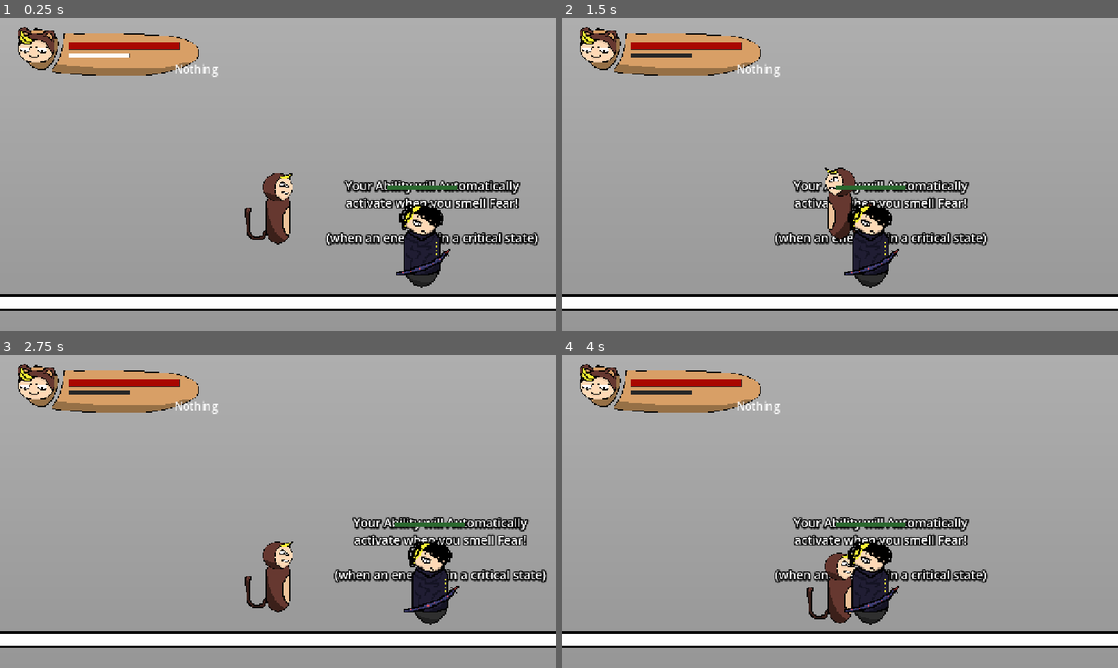
Above: before the commit, frames 1-4 (two rows, left to right).
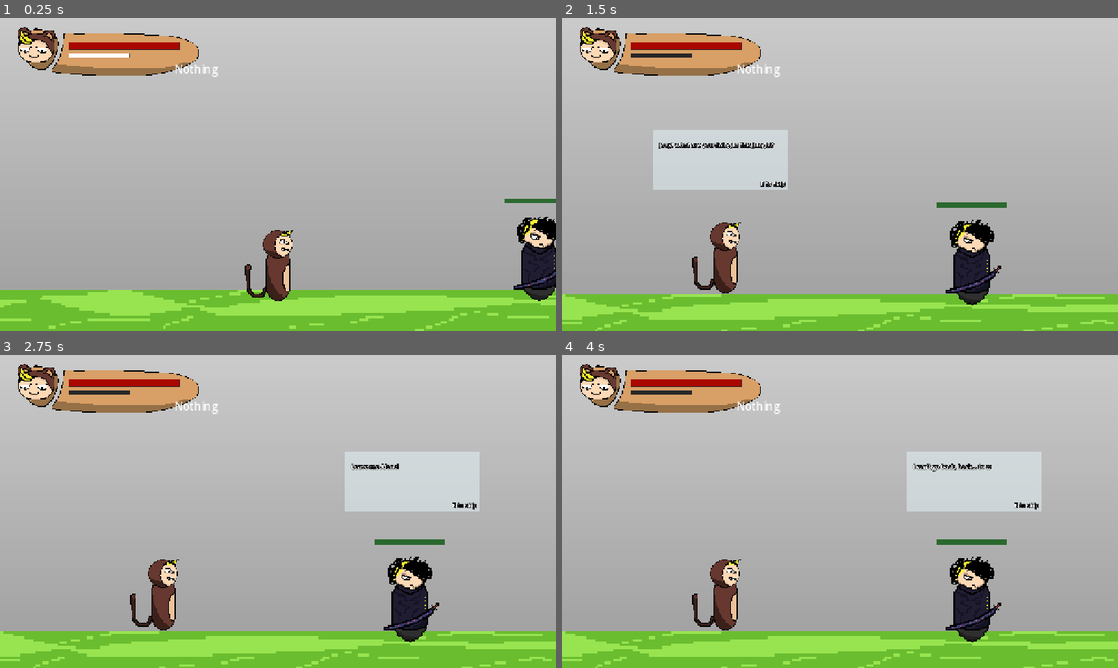
Above: after the commit, the same moments.

Repository: FlyingHairball/MonkeyJam
Game: Godot game, scene res://scenes/main_scene.tscn
Same seed, same stepped clock (60 frames per second), same inputs: the game is played once before the commit and once after it. The engine's default icon, where the game draws it, is replaced by a stand-in: a white triangle on a blue panel in a dark square.
Inputs (mouse positions are in pixels of both pictures, inside the frame that each line leads up to):
- Up to frame 1 (0.25 s): no input
- Up to frame 2 (1.5 s): tap Enter at 0.5 s; move the mouse to (962, 158) at 0.52 s; hold D (right) from 0.53 s (still down); tap E (interact, bound only after the commit) at 0.6 s; tap W (jump) at 0.77, 0.8, 1.07, 1.35 s; move the mouse to (728, 190) at 1.27 s
- Up to frame 3 (2.75 s): tap W (jump) at 1.52, 1.82, 2.3 s; tap E (interact, bound only after the commit) at 1.55 s; move the mouse to (333, 442) at 2.02 s; release D (right) at 2.03 s; hold A (left) from 2.03 s (still down); click (333, 442) at 2.1 s
- Up to frame 4 (4 s): move the mouse to (812, 574) at 2.77 s; release A (left) at 2.78 s; hold D (right) from 2.78 s (still down); tap E (interact, bound only after the commit) at 2.85, 3.6 s; tap W (jump) at 3.02, 3.32, 3.77, 3.8 s; move the mouse to (1006, 558) at 3.52 s

The runs differ from the first frame. In frame 1, 33% of the frame differs, in the area x 0-100%, y 0-100%; in frame 2, 38%; in frame 3, 38%; in frame 4, 39%.

Commit message:
boss battle

Diff:
--- /dev/null
+++ b/assets/TextPanel.tres
@@ -0,0 +1,7 @@
+[gd_resource type="Theme" load_steps=2 format=3 uid="uid://dvtdhns5wxpar"]
+
+[sub_resource type="StyleBoxFlat" id="StyleBoxFlat_6ce46"]
+bg_color = Color(0.9137255, 0.972549, 0.99607843, 0.48235294)
+
+[resource]
+Panel/styles/panel = SubResource("StyleBoxFlat_6ce46")
--- a/project.godot
+++ b/project.godot
@@ -25,6 +25,10 @@
 window/size/viewport_width=1280
 window/size/viewport_height=720
 window/stretch/mode="canvas_items"
+
+[global_group]
+
+player=""
 
 [input]
 
@@ -71,6 +75,16 @@
 switch_skill={
 "deadzone": 0.2,
 "events": [Object(InputEventKey,"resource_local_to_scene":false,"resource_name":"","device":-1,"window_id":0,"alt_press …(192 unchanged characters)…
+]
+}
+interact={
+"deadzone": 0.2,
+"events": [Object(InputEventKey,"resource_local_to_scene":false,"resource_name":"","device":-1,"window_id":0,"alt_pressed":false,"shift_pressed":false,"ctrl_pressed":false,"meta_pressed":false,"pressed":false,"keycode":0,"physical_keycode":69,"key_label":0,"unicode":101,"location":0,"echo":false,"script":null)
+]
+}
+escape={
+"deadzone": 0.2,
+"events": [Object(InputEventKey,"resource_local_to_scene":false,"resource_name":"","device":-1,"window_id":0,"alt_pressed":false,"shift_pressed":false,"ctrl_pressed":false,"meta_pressed":false,"pressed":false,"keycode":0,"physical_keycode":4194305,"key_label":0,"unicode":0,"location":0,"echo":false,"script":null)
 ]
 }
 con_up={
--- a/scenes/attack.gd
+++ b/scenes/attack.gd
@@ -19,7 +19,6 @@
 		AudioManager.play_audio("SMASH_" + str(randi_range(1,3)), parent_context, 0.4)
 		queue_free()
 	if body.is_class("CharacterBody2D"):
-		#body.take_damage()
 		if body.has_method("apply_damage"):
 			body.apply_damage()
 			body.shake()
--- a/scenes/attack.tscn
+++ b/scenes/attack.tscn
@@ -13,6 +13,8 @@
 script = ExtResource("2_jy1op")
 
 [node name="Area2D" type="Area2D" parent="."]
+light_mask = 3
+visibility_layer = 3
 
 [node name="CollisionShape2D" type="CollisionShape2D" parent="Area2D"]
 position = Vector2(2.4888885, 2.133333)
--- a/scenes/boss_joey.gd
+++ b/scenes/boss_joey.gd
@@ -1 +1,81 @@
 extends Enemy
+
+var disabled = true : set = _set_disabled
+var current_move = 0
+var moves = ["sword", "manga", "jump"]
+var acting = false
+
+@onready var sword_collision: CollisionShape2D = $HitArea/SwordCollision
+
+func _set_disabled(new_value):
+	disabled = new_value
+
+	if not disabled:
+		act()
+
+func _ready() -> void:
+	hp_bar.init_health(max_hp)
+
+func _physics_process(delta: float) -> void:
+	if disabled:
+		return
+
+	if not is_on_floor():
+		velocity += get_gravity() * delta
+	else:
+		velocity = Vector2.ZERO
+
+	move_and_slide()
+
+func act():
+	if dead:
+		return
+
+	var move = moves[current_move]
+
+	match move:
+		"sword":
+			var players = get_tree().get_nodes_in_group("player")
+			if len(players):
+				acting = true
+				var player_pos = players[0].global_position
+				var distance = global_position - player_pos
+				var target_pos = global_position - (distance * 1.5)
+				var direction = -1 if distance.x > 0 else 1
+				sprite_2d.scale.x = abs(sprite_2d.scale.x) * direction
+				tween_angle(25 * direction, 0.1)
+				await get_tree().create_timer(0.3).timeout
+				sword_collision.disabled = false
+				tween_sword(target_pos)
+			pass
+		"manga":
+			pass
+		"jump":
+			pass
+
+	pass
+
+func tween_angle(target_angle: int, tween_time: float = 0.2):
+	var tween = create_tween()
+	tween.set_trans(Tween.TRANS_SINE).set_ease(Tween.EASE_IN_OUT)
+	tween.tween_property(self, "rotation", deg_to_rad(target_angle), tween_time)
+
+func tween_sword(target_position: Vector2, tween_time: float = 0.2):
+	var tween = create_tween()
+	tween.set_trans(Tween.TRANS_SINE).set_ease(Tween.EASE_IN_OUT)
+	tween.tween_property(self, "global_position", target_position, tween_time)
+	tween.finished.connect(next_move)
+
+func next_move():
+	tween_angle(0, 0.3)
+	sword_collision.disabled = true
+	await get_tree().create_timer(2).timeout
+	acting = false
+	current_move = randi_range(0,2)
+	act()
+
+
+func _on_hit_area_body_entered(body: Node2D) -> void:
+	if body.has_method("take_damage"):
+		body.take_damage()
+		body.apply_recoil(0.4)
--- a/scenes/boss_joey.tscn
+++ b/scenes/boss_joey.tscn
@@ -7,6 +7,17 @@
 [sub_resource type="CapsuleShape2D" id="CapsuleShape2D_t0fh4"]
 radius = 43.0
 height = 202.0
+
+[sub_resource type="Animation" id="Animation_6qsbj"]
+resource_name = "sword"
+
+[sub_resource type="AnimationLibrary" id="AnimationLibrary_licq7"]
+_data = {
+&"sword": SubResource("Animation_6qsbj")
+}
+
+[sub_resource type="RectangleShape2D" id="RectangleShape2D_6qsbj"]
+size = Vector2(136, 40)
 
 [node name="BossJoey" type="CharacterBody2D"]
 script = ExtResource("1_1v71j")
@@ -26,3 +37,16 @@
 offset_right = 615.65216
 offset_bottom = -87.17389
 scale = Vector2(0.23, 0.23)
+
+[node name="AnimationPlayer" type="AnimationPlayer" parent="."]
+libraries = {
+&"": SubResource("AnimationLibrary_licq7")
+}
+
+[node name="HitArea" type="Area2D" parent="."]
+
+[node name="SwordCollision" type="CollisionShape2D" parent="HitArea"]
+shape = SubResource("RectangleShape2D_6qsbj")
+disabled = true
+
+[connection signal="body_entered" from="HitArea" to="." method="_on_hit_area_body_entered"]
--- a/scenes/dummy.gd
+++ b/scenes/dummy.gd
@@ -1 +1,4 @@
 extends Enemy
+
+func _ready() -> void:
+	hp_bar.init_health(max_hp, min_hp)
--- a/scenes/enemy.gd
+++ b/scenes/enemy.gd
@@ -21,7 +21,8 @@
 var death_rot = 0
 
 func _ready() -> void:
-	hp_bar.init_health(max_hp, min_hp)
+	#print("\nenemy max_hp: ", max_hp, min_hp)
+
 
 	_noise.noise_type = FastNoiseLite.TYPE_SIMPLEX
 	_noise.frequency = 4.0
@@ -45,11 +46,12 @@
 
 func apply_damage():
 	#print(hp, max_hp)
-	hp = max(min_hp, hp - 20)
+	hp = max(0, hp - 20)
 	hp_bar.health = hp
 	if hp == 0:
 		dead = true
 		death_rot = randf_range(-1,1)
-		#collision_shape_2d.set_deferred("disabled", true)
+		#collision_shape_2d.set_deferred("light_", true)
+		#collision_shape_2d.set_visibility_layer_bit()
 		# play animation and die
 		pass
--- a/scenes/main_scene.gd
+++ b/scenes/main_scene.gd
@@ -1 +1,50 @@
 extends Node2D
+@onready var bg_tutorial: Sprite2D = $ParallaxBackground/ParallaxLayer/BgTutorial
+@onready var parallax_layer: ParallaxLayer = $ParallaxBackground/ParallaxLayer
+@onready var character_body_2d: CharacterBody2D = $CharacterBody2D
+@onready var boss_joey: CharacterBody2D = $BossJoey
+
+var start = 7300.0
+var end = 7900.0
+
+var joey_fight = false
+@onready var joey_trigger: Marker2D = $JoeyTrigger
+@onready var camera_pos: Marker2D = $CameraPos
+
+@onready var player_text_box: Control = $PlayerTextBox
+@onready var joey_text_box: Control = $JoeyTextBox
+
+@onready var joey_convo = [
+	[joey_text_box, "Leave me Alone!"],
+	[player_text_box, "Let's go back to civilization."],
+	[joey_text_box, "I can't go back, back... to watching anime"],
+	[joey_text_box, "Leave me here"],
+	[player_text_box, "You know I can't do that, Please come with me"],
+	[joey_text_box, "Well, if words wont work, then maybe this will."],
+]
+
+func _ready() -> void:
+	pass
+
+func _process(_delta: float) -> void:
+	if character_body_2d.position.x >= start and character_body_2d.position.x <= end:
+		parallax_layer.modulate.a = 1 - ((character_body_2d.position.x - start) / (end - start))
+
+	if !joey_fight and character_body_2d.position.x >= joey_trigger.position.x:
+		print("trigger joey")
+		joey_fight = true
+		character_body_2d.player_disabled = true
+		character_body_2d.global_position = joey_trigger.global_position
+		character_body_2d.get_node("Camera2D").global_position = camera_pos.global_position
+		character_body_2d.get_node("BodySprite").scale.x = abs(character_body_2d.get_node("BodySprite").scale.x)
+		player_text_box.play_text("Joey! what are you doing in this Jungle?")
+
+	if Input.is_action_just_pressed("interact") and joey_fight:
+		player_text_box.visible = false
+		joey_text_box.visible = false
+		if len(joey_convo):
+			var convo = joey_convo.pop_front()
+			convo[0].play_text(convo[1])
+		else:
+			character_body_2d.player_disabled = false
+			boss_joey.disabled = false
--- a/scenes/main_scene.tscn
+++ b/scenes/main_scene.tscn
@@ -9,9 +9,11 @@
 [ext_resource type="Shader" uid="uid://ma8umuh5y6jp" path="res://assets/secret.gdshader" id="4_c1pb6"]
 [ext_resource type="Texture2D" uid="uid://b4hic1sjsj0uj" path="res://assets/FG_Tutorial_Floor.png" id="4_gubc5"]
 [ext_resource type="PackedScene" uid="uid://bk4c1e20sygbn" path="res://scenes/dummy.tscn" id="4_pu3yx"]
+[ext_resource type="Texture2D" uid="uid://3eqs8grcjvl2" path="res://assets/BG_Parallax.png" id="5_4w45t"]
 [ext_resource type="Texture2D" uid="uid://cbgnas7u3ybr2" path="res://assets/BG_Wall_of_Journalism.png" id="8_c1pb6"]
 [ext_resource type="Shader" uid="uid://yqldwn8uhnvh" path="res://assets/text_curve.gdshader" id="9_6wevv"]
 [ext_resource type="PackedScene" uid="uid://3w28tsb1iaon" path="res://scenes/boss_joey.tscn" id="12_mngbo"]
+[ext_resource type="PackedScene" uid="uid://cpkiadekilmre" path="res://scenes/text_box.tscn" id="14_r6p65"]
 
 [sub_resource type="ShaderMaterial" id="ShaderMaterial_6wevv"]
 shader = ExtResource("4_c1pb6")
@@ -57,12 +59,27 @@
 
 [node name="ParallaxBackground" type="ParallaxBackground" parent="."]
 
+[node name="ParallaxLayer2" type="ParallaxLayer" parent="ParallaxBackground"]
+motion_mirroring = Vector2(5566, 0)
+
+[node name="BgParallax" type="Sprite2D" parent="ParallaxBackground/ParallaxLayer2"]
+texture_filter = 1
+position = Vector2(643.6001, 49)
+scale = Vector2(6.533333, 6.533333)
+texture = ExtResource("5_4w45t")
+
+[node name="BgParallax2" type="Sprite2D" parent="ParallaxBackground/ParallaxLayer2"]
+texture_filter = 1
+position = Vector2(3426.5996, 49)
+scale = Vector2(6.533333, 6.533333)
+texture = ExtResource("5_4w45t")
+
 [node name="ParallaxLayer" type="ParallaxLayer" parent="ParallaxBackground"]
-motion_mirroring = Vector2(7267, 0)
+motion_mirroring = Vector2(3191, 0)
 
 [node name="BgTutorial" type="Sprite2D" parent="ParallaxBackground/ParallaxLayer"]
-position = Vector2(2105, -846.00006)
-scale = Vector2(17.058683, 13.65625)
+position = Vector2(1073, -4)
+scale = Vector2(7.4911966, 7.1473966)
 texture = ExtResource("3_rt2n2")
 
 [node name="ScreenText" type="Control" parent="."]
@@ -417,8 +434,20 @@
 region_enabled = true
 region_rect = Rect2(0, 224, 426, 16)
 
+[node name="GreenFloor3" type="CollisionShape2D" parent="Walls"]
+position = Vector2(10827, 686)
+shape = SubResource("RectangleShape2D_rt2n2")
+
+[node name="FgFloor" type="Sprite2D" parent="Walls/GreenFloor3"]
+texture_filter = 1
+position = Vector2(0, -13)
+scale = Vector2(5.0751176, 5.9083333)
+texture = ExtResource("3_gubc5")
+region_enabled = true
+region_rect = Rect2(0, 224, 426, 16)
+
 [node name="CharacterBody2D" parent="." instance=ExtResource("2_pw63i")]
-position = Vector2(5363, 423)
+position = Vector2(10315, 590)
 
 [node name="Dummy" parent="." instance=ExtResource("4_pu3yx")]
 position = Vector2(4536, 567)
@@ -428,4 +457,20 @@
 visible = false
 
 [node name="BossJoey" parent="." instance=ExtResource("12_mngbo")]
-position = Vector2(5694, 520)
+position = Vector2(10917, 551)
+
+[node name="JoeyTrigger" type="Marker2D" parent="."]
+position = Vector2(10349, 563)
+
+[node name="CameraPos" type="Marker2D" parent="."]
+position = Vector2(10613, 351)
+
+[node name="PlayerTextBox" parent="." instance=ExtResource("14_r6p65")]
+visible = false
+
+[node name="JoeyTextBox" parent="." instance=ExtResource("14_r6p65")]
+visible = false
+offset_left = 10766.0
+offset_top = 213.0
+offset_right = 11076.0
+offset_bottom = 352.0
--- a/scenes/player.gd
+++ b/scenes/player.gd
@@ -50,7 +50,9 @@
 var time = 0
 var clicks_per_second = 0
 @onready var speed_lines: ColorRect = $Camera2D/SpeedLines
-@onready var sm = speed_lines.material as ShaderMaterial
+
+
+var player_disabled = false
 
 func _ready() -> void:
 	eyelid_sprite.visible = false
@@ -60,11 +62,17 @@
 	skill_bar.health = skill_charge
 
 func _process(delta: float) -> void:
+	if player_disabled:
+		return
+
+
 	time += delta
 	if time >= 0.05 and clicks_per_second > 0:
 		clicks_per_second -= 1
 		time = 0
-	sm.set_shader_parameter("line_density", clicks_per_second / 30.0)
+	speed_lines.material.set_shader_parameter("line_density", clicks_per_second / 30.0)
+
+
 	if not hyper_mode_active:
 		camera_2d.global_position.x = position.x
 		camera_2d.global_position.y = min(360.0, position.y)
@@ -76,6 +84,10 @@
 		camera_2d.global_position.y = lerp(camera_2d.global_position.y, position.y, lerp_cam_pos_fator)
 
 func _physics_process(delta: float) -> void:
+	if player_disabled:
+		return
+
+
 	if recoil and not hyper_mode_active:
 		velocity += recoil
 	if not is_on_floor():
--- a/scenes/player.tscn
+++ b/scenes/player.tscn
@@ -47,7 +47,7 @@
 shader_parameter/mask_edge = 0.2830000134425
 shader_parameter/animation_speed = 200.0000094525
 
-[node name="CharacterBody2D" type="CharacterBody2D"]
+[node name="CharacterBody2D" type="CharacterBody2D" groups=["player"]]
 script = ExtResource("1_g2els")
 
 [node name="BodySprite" type="Sprite2D" parent="."]
--- /dev/null
+++ b/scenes/text_box.gd
@@ -0,0 +1,10 @@
+extends Control
+
+@onready var animation_player: AnimationPlayer = $AnimationPlayer
+@onready var label: Label = $Label
+
+
+func play_text(text):
+	visible = true
+	label.text = text
+	animation_player.play("animate_text")
--- /dev/null
+++ b/scenes/text_box.tscn
@@ -0,0 +1,110 @@
+[gd_scene load_steps=6 format=3 uid="uid://cpkiadekilmre"]
+
+[ext_resource type="Script" uid="uid://c3h4b84kcjcf6" path="res://scenes/text_box.gd" id="1_dyarx"]
+[ext_resource type="Theme" uid="uid://dvtdhns5wxpar" path="res://assets/TextPanel.tres" id="2_qdwih"]
+
+[sub_resource type="Animation" id="Animation_3ojeh"]
+resource_name = "animate_text"
+length = 0.50000334
+tracks/0/type = "value"
+tracks/0/imported = false
+tracks/0/enabled = true
+tracks/0/path = NodePath("Label:visible_ratio")
+tracks/0/interp = 1
+tracks/0/loop_wrap = true
+tracks/0/keys = {
+"times": PackedFloat32Array(0, 0.50000334),
+"transitions": PackedFloat32Array(1, 1),
+"update": 0,
+"values": [0.0, 1.0]
+}
+
+[sub_resource type="Animation" id="Animation_nq18v"]
+length = 0.001
+tracks/0/type = "value"
+tracks/0/imported = false
+tracks/0/enabled = true
+tracks/0/path = NodePath("Label:visible_ratio")
+tracks/0/interp = 1
+tracks/0/loop_wrap = true
+tracks/0/keys = {
+"times": PackedFloat32Array(0),
+"transitions": PackedFloat32Array(1),
+"update": 0,
+"values": [0.0]
+}
+
+[sub_resource type="AnimationLibrary" id="AnimationLibrary_fm2t3"]
+_data = {
+&"RESET": SubResource("Animation_nq18v"),
+&"animate_text": SubResource("Animation_3ojeh")
+}
+
+[node name="TextBox1" type="Control"]
+layout_mode = 3
+anchors_preset = 8
+anchor_left = 0.5
+anchor_top = 0.5
+anchor_right = 0.5
+anchor_bottom = 0.5
+offset_left = 10182.0
+offset_top = 248.0
+offset_right = 10492.0
+offset_bottom = 387.0
+grow_horizontal = 2
+grow_vertical = 2
+script = ExtResource("1_dyarx")
+
+[node name="Panel" type="Panel" parent="."]
+layout_mode = 1
+anchors_preset = 15
+anchor_right = 1.0
+anchor_bottom = 1.0
+grow_horizontal = 2
+grow_vertical = 2
+theme = ExtResource("2_qdwih")
+
+[node name="Label" type="Label" parent="."]
+layout_mode = 1
+anchors_preset = 15
+anchor_right = 1.0
+anchor_bottom = 1.0
+offset_left = 15.0
+offset_top = 25.0
+offset_right = 715.71484
+offset_bottom = 203.85718
+grow_horizontal = 2
+grow_vertical = 2
+scale = Vector2(0.28, 0.28)
+theme_override_colors/font_shadow_color = Color(0, 0, 0, 0.7490196)
+theme_override_colors/font_outline_color = Color(0, 0, 0, 1)
+theme_override_constants/outline_size = 10
+theme_override_constants/shadow_outline_size = 25
+theme_override_font_sizes/font_size = 50
+text = "Joey! what are you doing in this jungle?"
+autowrap_mode = 2
+
+[node name="InputPrompt" type="Label" parent="."]
+layout_mode = 1
+anchors_preset = 15
+anchor_right = 1.0
+anchor_bottom = 1.0
+offset_left = 248.0
+offset_top = 114.0
+offset_right = 148.71484
+offset_bottom = 44.0
+grow_horizontal = 2
+grow_vertical = 2
+scale = Vector2(0.28, 0.28)
+theme_override_colors/font_shadow_color = Color(0, 0, 0, 0.7490196)
+theme_override_colors/font_outline_color = Color(0, 0, 0, 1)
+theme_override_constants/outline_size = 10
+theme_override_constants/shadow_outline_size = 25
+theme_override_font_sizes/font_size = 50
+text = "E to skip"
+autowrap_mode = 2
+
+[node name="AnimationPlayer" type="AnimationPlayer" parent="."]
+libraries = {
+&"": SubResource("AnimationLibrary_fm2t3")
+}
Binary file changed: assets/BG_Parallax.png
Binary file added: assets/text_texture.aseprite
Binary file added: assets/text_texture.png
Not shown, added: assets/text_texture.png.import
Not shown: 1 places in scenes/boss_joey.tscn that only renumber resources
Not shown: 1 places in scenes/main_scene.tscn that only renumber resources
Not shown, added: scenes/text_box.gd.uid
